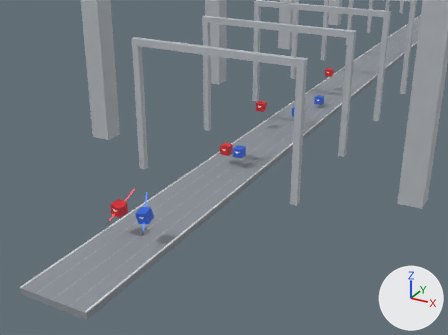
Two versions of the Blender file thumbnails/chatgpt-vs-claude-beat-saber/blender/ChatGPT_crude.blend, one commit apart.
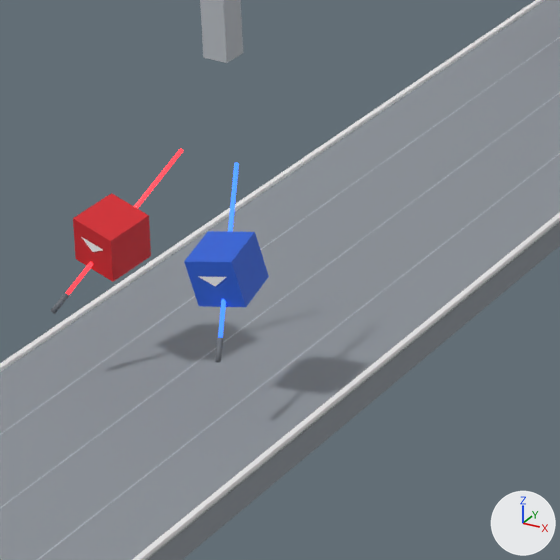
Each version appears first from a camera (50 mm lens) standing at (14.56, -18.47, 13.52) and looking at (2.96, 2.63, 2.97), and next in a close-up on the part from 21% to 49% of the width and 46% to 84% of the height. The lights are fixed; the arrows at lower right show +X, +Y and +Z. The first two pictures are the older version.

The older version as bpy lines, for what is in view:
```python
me_cube_006 = bpy.data.meshes.new('Cube.006')
me_cube_006.from_pydata(...)  # a box spanning x -0.5..0.5, y -0.5..0.5, z -0.5..0.5
me_cube_006.materials.append(mat_arch)  # light grey #b9bec4
me_cylinder_002 = bpy.data.meshes.new('Cylinder.002')
me_cylinder_002.from_pydata(...)  # a 16-sided cylinder along z spanning x -0.028..0.028, y -0.028..0.028, z -0.11..0.11
me_cylinder_002.polygons.foreach_set('use_smooth', [True] * 18)
me_cylinder_002.materials.append(mat_hilt)  # grey #6e737a
me_cylinder_003 = bpy.data.meshes.new('Cylinder.003')
me_cylinder_003.from_pydata(...)  # a 10-sided cylinder along z spanning x -0.02..0.02, y -0.02..0.02, z -0.87..0.87
me_cylinder_003.polygons.foreach_set('use_smooth', [True] * 12)
me_cylinder_003.materials.append(mat_saber_b)  # blue #2e62d6, glowing blue #3b78ff
ob_arch_leg = bpy.data.objects.new('arch_leg', me_cube_006)
ob_arch_leg.location = (-4.5, 7.0, 3.2)
ob_arch_leg.scale = (0.35, 0.35, 7.0)
ob_blade_001 = bpy.data.objects.new('blade.001', me_cylinder_003)
ob_blade_001.location = (0.6, 0.1, 1.46)
ob_blade_001.rotation_euler = (0.838, 0.0, -2.686)  # degrees (48, 0, -154)
ob_herol = bpy.data.objects.new('heroL', None)
ob_herol.location = (-0.661, -0.029, 1.333)
ob_herol.rotation_euler = (0.14, 0.175, -0.14)  # degrees (8, 10, -8)
ob_heror = bpy.data.objects.new('heroR', None)
ob_heror.location = (0.661, -0.029, 1.333)
ob_heror.rotation_euler = (0.14, -0.175, 0.14)  # degrees (8, -10, 8)
ob_hilt_001 = bpy.data.objects.new('hilt.001', me_cylinder_002)
ob_hilt_001.location = (0.92, -0.55, 0.81)
ob_hilt_001.rotation_euler = (0.838, 0.0, -2.686)  # degrees (48, 0, -154)
# also in view: 'lane' at (-0.8, 55.0, 0.0); 'track' at (0.0, 55.0, -0.15); 'edge' at (-1.57, 55.0, 0.01); 'heroL_cube' at (-0.66, -0.03, 1.33); 'heroR_cube' at (0.66, -0.03, 1.33)
```
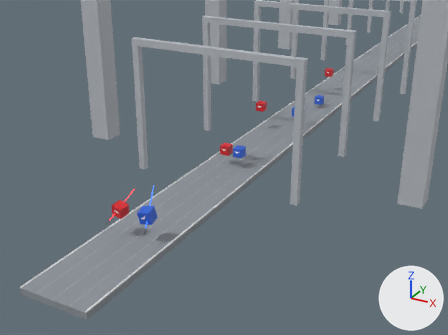
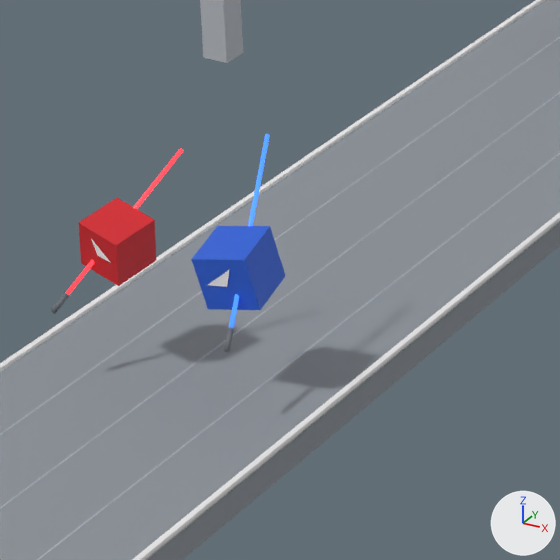
ob_herol is not drawn itself; it is the parent of ob_herol_cube, ob_herol_arrow.
ob_heror is not drawn itself; it is the parent of ob_heror_cube, ob_heror_arrow.

Where the newer file only moved an object's origin or applied its transform, the numbers keep the older frame.

Location of each change, (x1, y1, x2, y2) in pixels of the close-ups (560 x 560 px):
'heroR_cube', moved, rescaled (10% wider, 10% taller)
    before: (184, 231, 269, 307)
    after: (191, 226, 285, 310)
'heroL_cube', moved
    before: (73, 193, 151, 282)
    after: (79, 198, 156, 286)
'blade.001', reshaped (91% wider, 10% taller)
    before: (218, 162, 239, 338)
    after: (229, 134, 270, 328)
'hilt.001', moved
    before: (215, 338, 223, 362)
    after: (224, 327, 234, 352)
'heroR_arrow', moved, rescaled (21% narrower, 73% taller)
    before: (198, 276, 226, 286)
    after: (208, 269, 230, 287)
'heroL_arrow', moved
    before: (82, 237, 103, 252)
    after: (91, 239, 111, 263)

The change in detail:
me_cylinder_003 is used by ob_blade_001; location (0.6, 0.1, 1.46); rotation (0.838, 0.0, -2.686), in degrees (48, 0, -154).
me_cylinder_003 had 20 vertices, 12 faces and spanned x -0.02..0.02, y -0.02..0.02, z -0.87..0.87.
me_cylinder_003 now has 20 vertices, 12 faces and spans x -0.26..-0.06, y -0.2..-0.04, z -0.75..1.24.
me_cylinder_003 part 1: the whole mesh is multiplied about its middle by the matrix ((1.144, 0.074, -0.093), (-0.079, 1.145, -0.064), (0.088, 0.07, 1.144)), then moved by (-0.16, -0.12, 0.24).
Object 'heroL' (ob_herol) moves from (-0.661, -0.029, 1.333) to (-0.61, -0.0141, 1.293).
Object 'heroR' (ob_heror) moves from (0.661, -0.029, 1.333) to (0.666, 0.151, 1.265).
Object 'heroR' (ob_heror) is rescaled from (1.0, 1.0, 1.0) to (1.12, 1.12, 1.12).
Object 'hilt.001' (ob_hilt_001) moves from (0.92, -0.55, 0.81) to (0.92, -0.41, 0.85).
